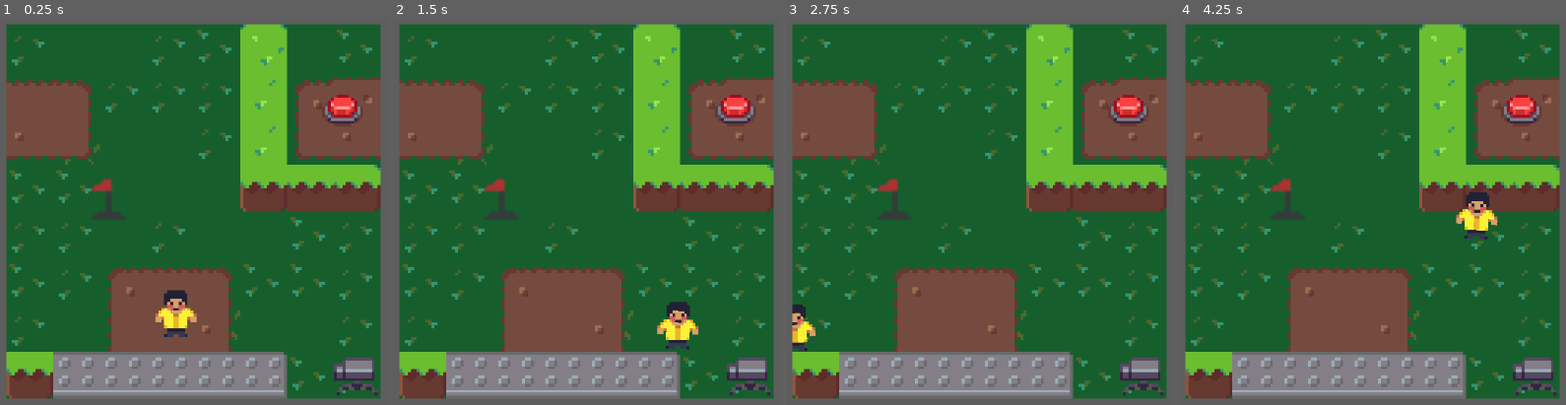
Above: before the commit, frames 1-4 (left to right).
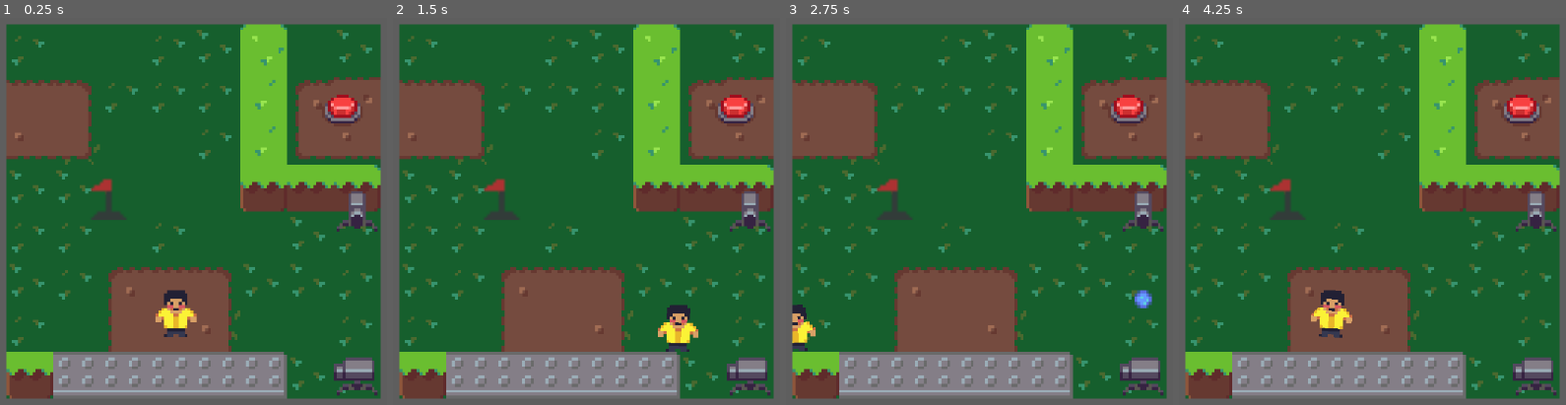
Above: after the commit, the same moments.

Repository: francosorbello/ciclos-jam
Game: Godot game, scene res://main/main.tscn
The game is run twice, just before and just after one commit, with the same random seed, the same clock (stepped at 60 frames per second) and the same inputs.
Inputs:
- Up to frame 1 (0.25 s): no input
- Up to frame 2 (1.5 s): tap Enter at 0.5 s; hold Right (move_right) 0.53-1.28 s; hold Down (move_down) from 1.28 s (still down)
- Up to frame 3 (2.75 s): tap Space at 2 s; release Down (move_down) at 2.03 s; hold Right (move_right) from 2.03 s (still down)
- Up to frame 4 (4.25 s): release Right (move_right) at 2.78 s; hold Up (move_up) 2.78-3.53 s; hold Left (move_left) from 3.53 s (still down)

The runs differ from the first frame. In frame 1, 0.5% of the frame differs, in the area x 87-98%, y 44-56%; in frame 2, 1.1%; in frame 3, 0.8%; in frame 4, 2.1%, in the area x 34-98%, y 44-83%.

Commit message:
fixed collisions on player and button

Diff:
--- a/content/levels/rulo/test_level.tscn
+++ b/content/levels/rulo/test_level.tscn
@@ -38,3 +38,8 @@
 position = Vector2(120, 120)
 shoot_direction = 2
 connection_name = "test"
+
+[node name="ProjectileSpawner2" parent="." unique_id=1623991705 instance=ExtResource("6_52hsn")]
+position = Vector2(120, 64)
+autostart = true
+connection_name = "test"
--- a/systems/button/button.tscn
+++ b/systems/button/button.tscn
@@ -5,7 +5,7 @@
 [ext_resource type="Texture2D" uid="uid://bkfum2mokc7co" path="res://content/art/Sprites_Button/Sprite_Button_2.png" id="2_e3vty"]
 
 [sub_resource type="CircleShape2D" id="CircleShape2D_uvvs6"]
-radius = 8.062258
+radius = 6.0
 
 [node name="Button" type="Area2D" unique_id=1798040680]
 texture_filter = 1
--- a/systems/flag/flag.gd
+++ b/systems/flag/flag.gd
@@ -7,7 +7,6 @@
 
 func toggle_to(value: bool):
 	$FlagArea/CollisionShape2D.set_deferred("disabled", not value)
-	print(value)
 	var sprite: Sprite2D = $Sprite2D
 	if value:
 		sprite.region_rect.position.x = 0
--- a/systems/player/player.tscn
+++ b/systems/player/player.tscn
@@ -6,8 +6,8 @@
 [ext_resource type="PackedScene" uid="uid://dvrkx8thfj7uf" path="res://systems/damageables/hitbox.tscn" id="4_q27vv"]
 
 [sub_resource type="CapsuleShape2D" id="CapsuleShape2D_uvvs6"]
-radius = 4.0
-height = 8.0
+radius = 2.0
+height = 10.0
 
 [sub_resource type="CapsuleShape2D" id="CapsuleShape2D_e4lrk"]
 radius = 7.0
@@ -22,7 +22,8 @@
 [node name="PlayerSprite" parent="." unique_id=134553868 instance=ExtResource("2_rkbax")]
 
 [node name="CollisionShape2D" type="CollisionShape2D" parent="." unique_id=938325746]
-position = Vector2(0, 5)
+position = Vector2(0, 6)
+rotation = 1.5707964
 shape = SubResource("CapsuleShape2D_uvvs6")
 
 [node name="PositionWrapperComponent" parent="." unique_id=1439856815 instance=ExtResource("3_fqfg4")]
@@ -30,7 +31,7 @@
 [node name="Hitbox" parent="." unique_id=980590889 instance=ExtResource("4_q27vv")]
 
 [node name="CollisionShape2D" type="CollisionShape2D" parent="Hitbox" unique_id=1803997671]
-visible = false
 shape = SubResource("CapsuleShape2D_e4lrk")
+debug_color = Color(0.9541704, 0.18794864, 0.27921253, 0.41960785)
 
 [connection signal="on_hit" from="Hitbox" to="." method="_on_hitbox_on_hit"]
--- a/systems/projectile/projectile_spawner.tscn
+++ b/systems/projectile/projectile_spawner.tscn
@@ -6,6 +6,10 @@
 [ext_resource type="Texture2D" uid="uid://dvq7w43nna8f0" path="res://content/art/Sprites_Turrent/Sprite_TurretRight.png" id="3_hu4ns"]
 [ext_resource type="Texture2D" uid="uid://bxkhoada8kr3p" path="res://content/art/Sprites_Turrent/Sprite_TurretDown.png" id="4_0n1aa"]
 [ext_resource type="PackedScene" uid="uid://cxr37g7kjx4gx" path="res://systems/utils/interaction_toggle_component.tscn" id="6_0n1aa"]
+[ext_resource type="PackedScene" uid="uid://dvrkx8thfj7uf" path="res://systems/damageables/hitbox.tscn" id="7_tceqi"]
+
+[sub_resource type="CircleShape2D" id="CircleShape2D_uvvs6"]
+radius = 4.0
 
 [node name="ProjectileSpawner" type="Node2D" unique_id=1439850339]
 texture_filter = 1
@@ -24,6 +28,20 @@
 
 [node name="InteractionToggleComponent" parent="." unique_id=820501649 instance=ExtResource("6_0n1aa")]
 
+[node name="StaticBody2D" type="StaticBody2D" parent="." unique_id=159280943]
+collision_layer = 2
+collision_mask = 2
+
+[node name="CollisionShape2D" type="CollisionShape2D" parent="StaticBody2D" unique_id=1789304287]
+position = Vector2(0, 4)
+shape = SubResource("CircleShape2D_uvvs6")
+
+[node name="Hitbox" parent="." unique_id=980590889 instance=ExtResource("7_tceqi")]
+
+[node name="CollisionShape2D" type="CollisionShape2D" parent="Hitbox" unique_id=842291044]
+position = Vector2(0, 4)
+shape = SubResource("CircleShape2D_uvvs6")
+
 [connection signal="timeout" from="SpawnIntervalTimer" to="." method="_on_spawn_interval_timer_timeout"]
 [connection signal="disable" from="InteractionToggleComponent" to="." method="_on_interaction_toggle_component_disable"]
 [connection signal="enable" from="InteractionToggleComponent" to="." method="_on_interaction_toggle_component_enable"]
--- a/systems/utils/interaction_toggle_component.gd
+++ b/systems/utils/interaction_toggle_component.gd
@@ -5,7 +5,7 @@
 signal enable
 signal disable
 
-var _enabled: bool = true
+var _enabled: bool = false
 
 func _ready() -> void:
     GlobalEventSystem.suscribe(self, "_on_global_event")
@@ -13,9 +13,8 @@
 func _on_global_event(event: GlobalEventSystem.GameEvent, message: Dictionary):
     if event == GlobalEventSystem.GameEvent.GE_INTERACTION:
         if message.get("connection") == connection_name:
+            _enabled = not _enabled
             if _enabled:
                 enable.emit()
-                _enabled = false
             else:
                 disable.emit()
-                _enabled = false
